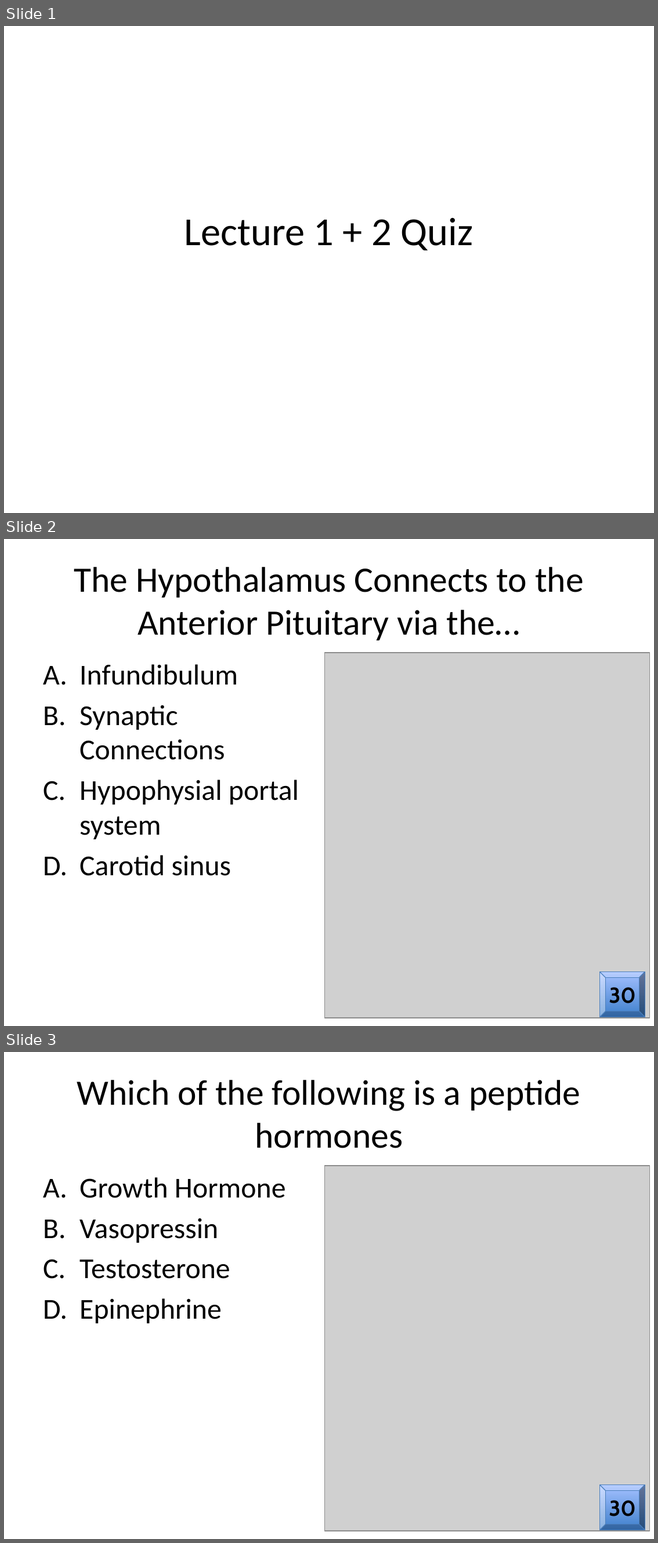
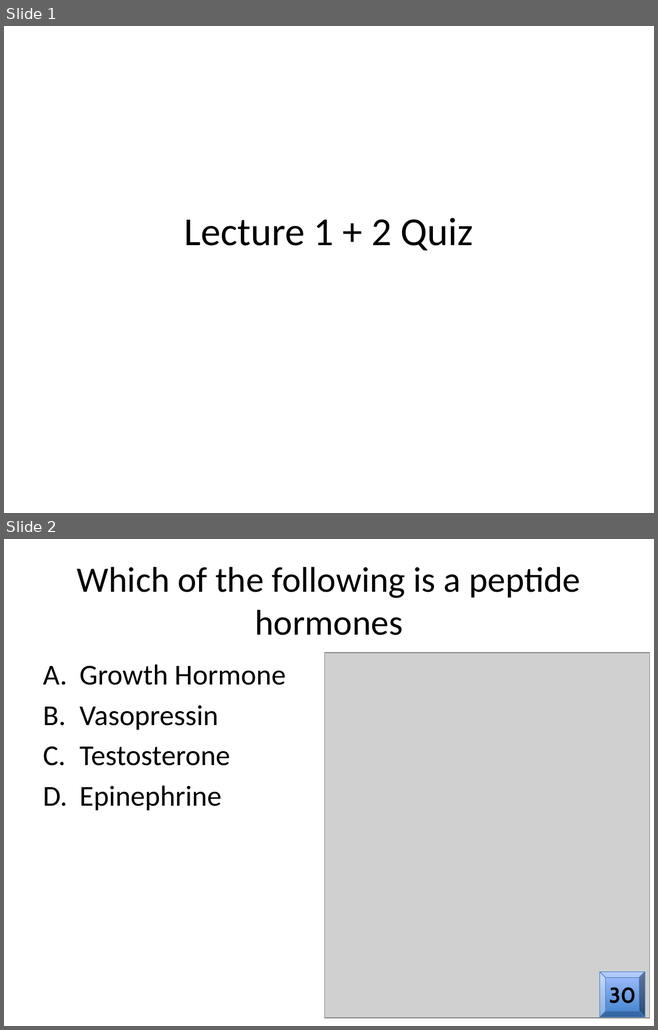
Before and after one commit to detricksnyder/TeachingLectures, a slide deck: PHYS101/endocrine-control-systems/quiz.pptx. Shown one above the other, each under a label of ours: slides 1, 2 and 3 before the commit, slides 1 and 2 after it. The pictures are 658x1543 and 658x1030 pixels, drawn with LibreOffice and Linux fonts; fonts in the diff are those of the drawing; grey boxes stand for pictures. Boxes give left, top, right and bottom in pixels: in the first picture for what was removed or moved away, otherwise in the second. Text is boxed around its words. In the diff, an @@ line names an element or a change of style, - is before the commit and + after.

```diff
--- a/PHYS101/endocrine-control-systems/quiz.pptx
+++ b/PHYS101/endocrine-control-systems/quiz.pptx
@@ slide 2 removed at <box>4,539,654,1026</box>, background #FFFFFF @@
@@ title removed at <box>74,567,583,641</box> @@
-The Hypothalamus Connects to the Anterior Pituitary via the…
@@ picture removed at <box>324,653,649,1017</box> @@
@@ text removed at <box>79,664,299,876</box> @@
-A. Infundibulum
-B. Synaptic Connections
-C. Hypophysial portal system
-D. Carotid sinus
@@ bevel removed at <box>600,972,644,1017</box> @@
@@ text removed at <box>608,984,635,1004</box> @@
-30
@@ what was slide 3 is now slide 2 @@
```
Also in this commit, not shown: 2 other slides removed.
